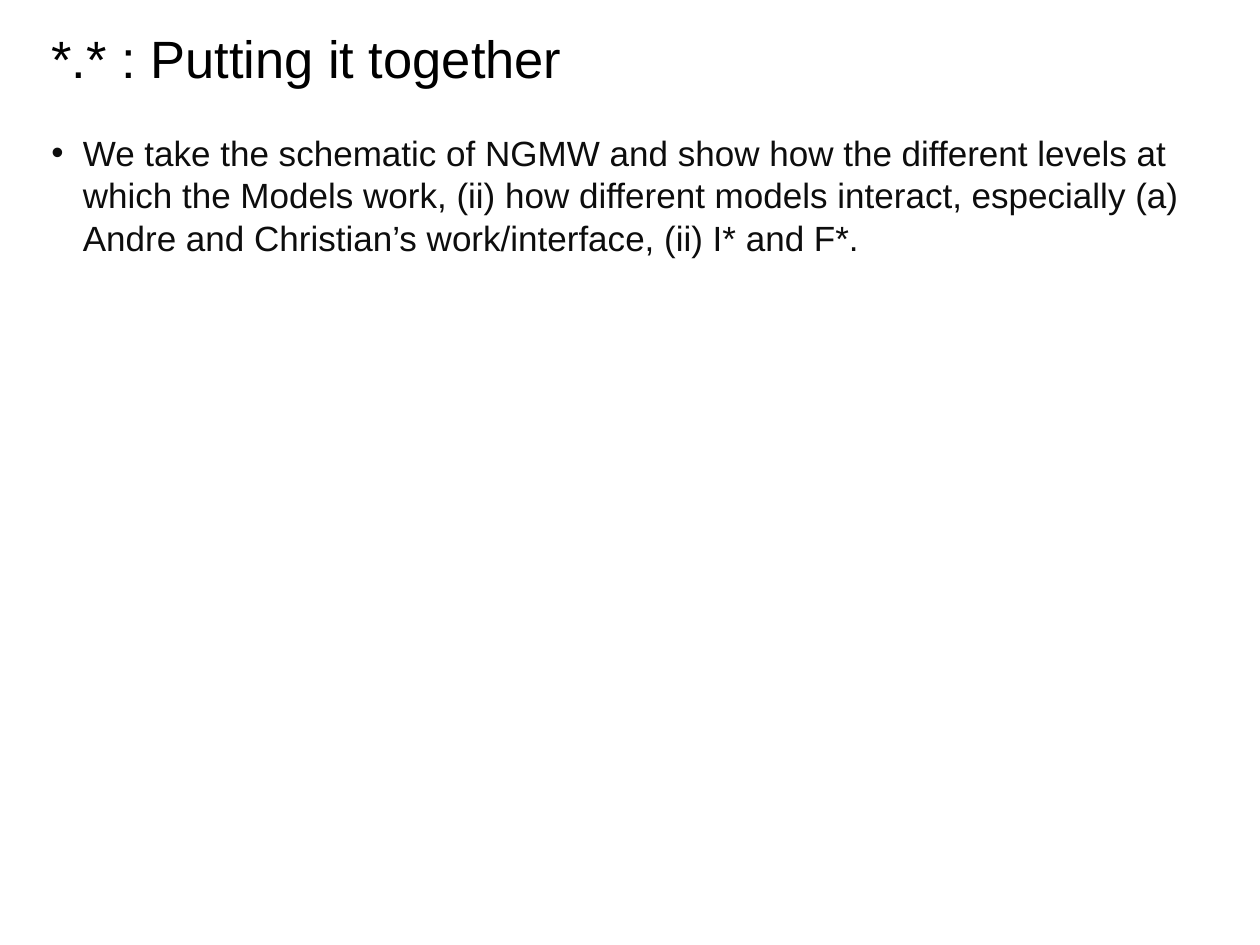
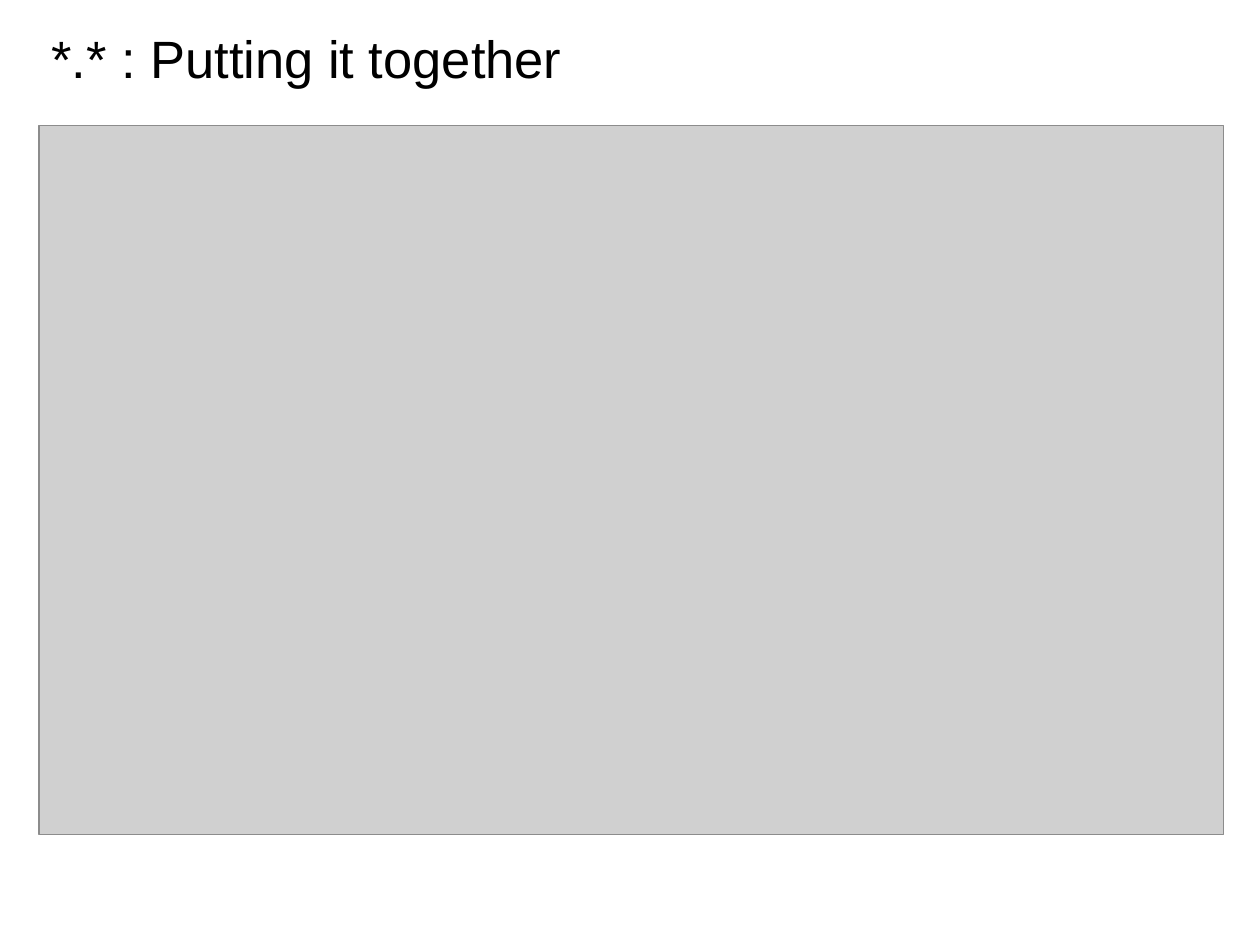
Before and after one commit to saga-project/NGMW, a slide deck: slide 15 of presentations/radical-modsim.pptx (slide 13 before the commit). Drawn at 1260x945 pixels with LibreOffice and Linux fonts; fonts in the diff are those of the drawing; grey boxes stand for pictures; background and template pictures are left out. Boxes give left, top, right and bottom in pixels: in the first picture for what was removed or moved away, otherwise in the second. Text is boxed around its words. In the diff, an @@ line names an element or a change of style, - is before the commit and + after.

Commit message:
incorporating slides from Matteo, Mark and Christian

```diff
--- a/presentations/radical-modsim.pptx
+++ b/presentations/radical-modsim.pptx
@@ picture added at (39,126,1223,835) @@
@@ text removed at (83,140,1178,257) @@
-• We take the schematic of NGMW and show how the different levels at which the Models work, (ii) how different models interact, especially (a) Andre and Christian’s work/interface, (ii) I* and F*.
```
Also in this commit, not shown: 2 slides added, 1 slide removed, 1 other file.
